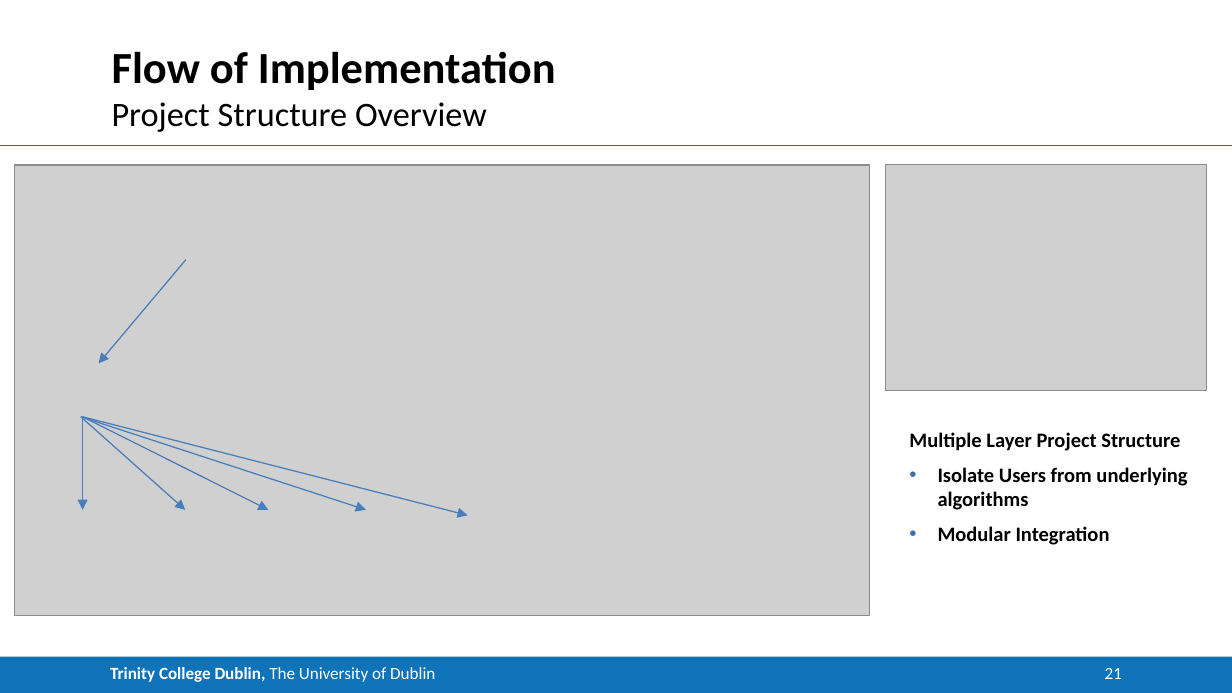
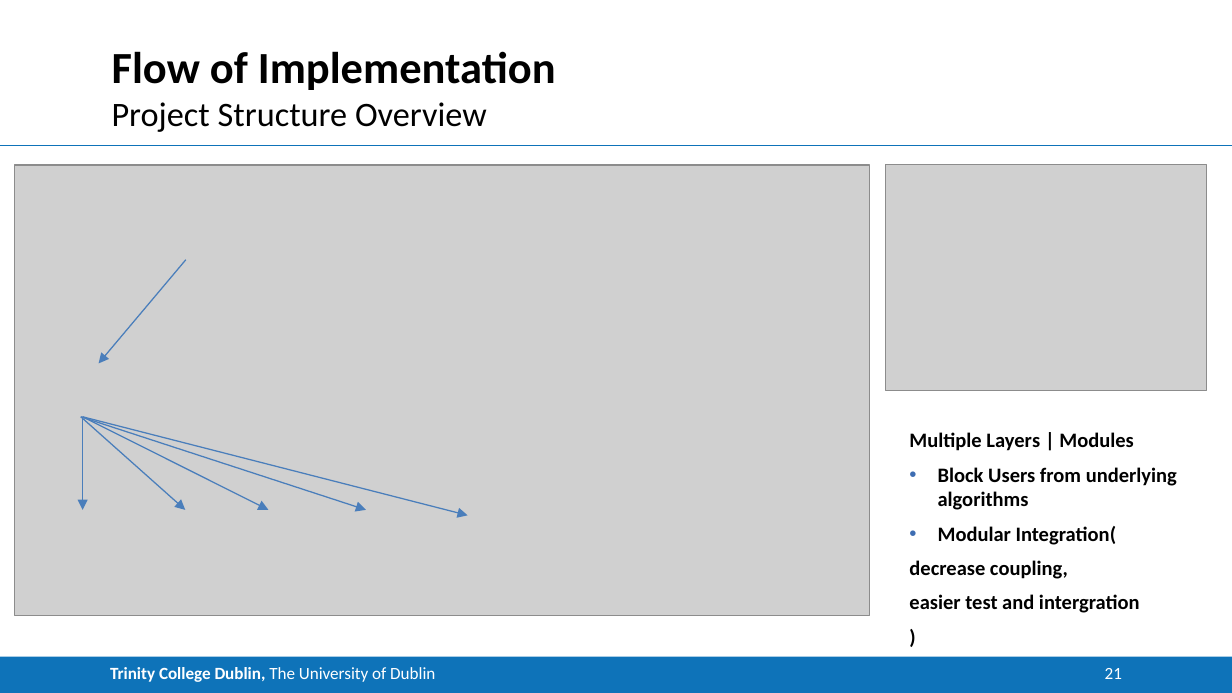
Before and after one commit to CNStanLee/CM_Matting, a slide deck: slide 21 of 005Submisson/001ProjPlanPresentation/ProjectPlanPresentation.pptx. Drawn at 1232x693 pixels with LibreOffice and Linux fonts; fonts in the diff are those of the drawing; grey boxes stand for pictures. Boxes give left, top, right and bottom in pixels: in the first picture for what was removed or moved away, otherwise in the second. Text is boxed around its words. In the diff, an @@ line names an element or a change of style, - is before the commit and + after.

Commit message:
update slides

```diff
--- a/005Submisson/001ProjPlanPresentation/ProjectPlanPresentation.pptx
+++ b/005Submisson/001ProjPlanPresentation/ProjectPlanPresentation.pptx
@@ text at (909,432,1177,613): text changed @@
-  Multiple Layer Project Structure
-  • Isolate Users from underlying algorithms
-  • Modular Integration
+  Multiple Layers | Modules
+  • Block Users from underlying algorithms
+  • Modular Integration(
+  decrease coupling,
+  easier test and intergration
+  )
```
Also in this commit, not shown: 2 other slides changed, 1 other file.
